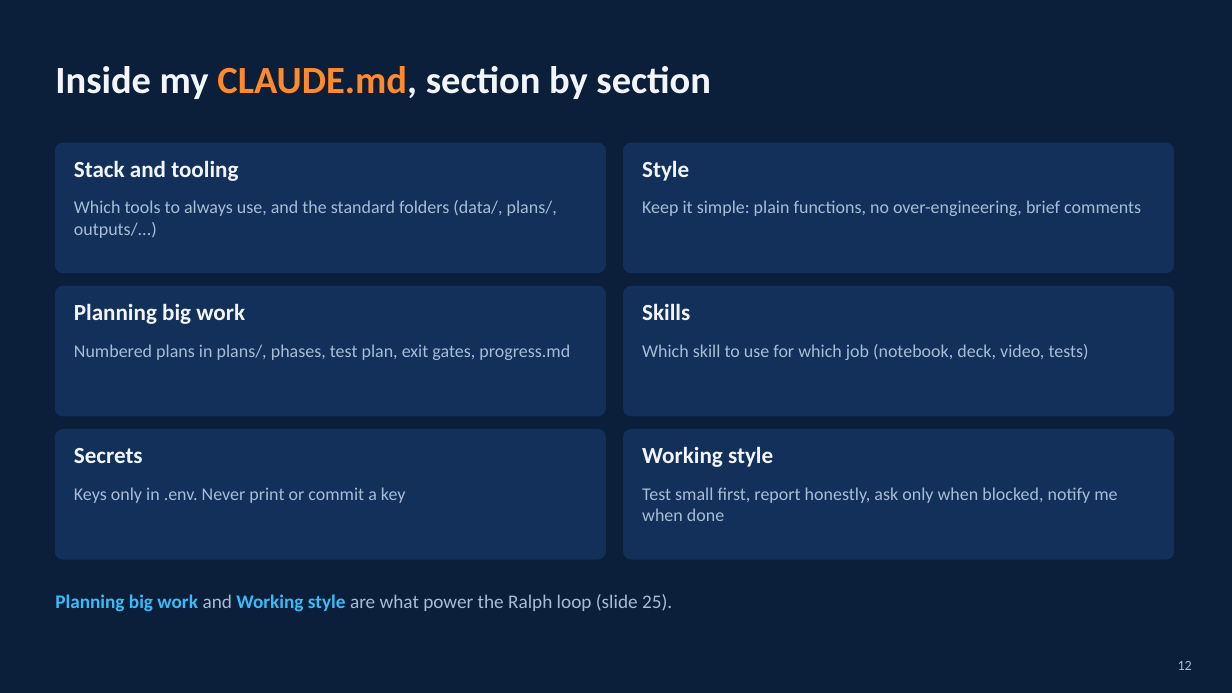
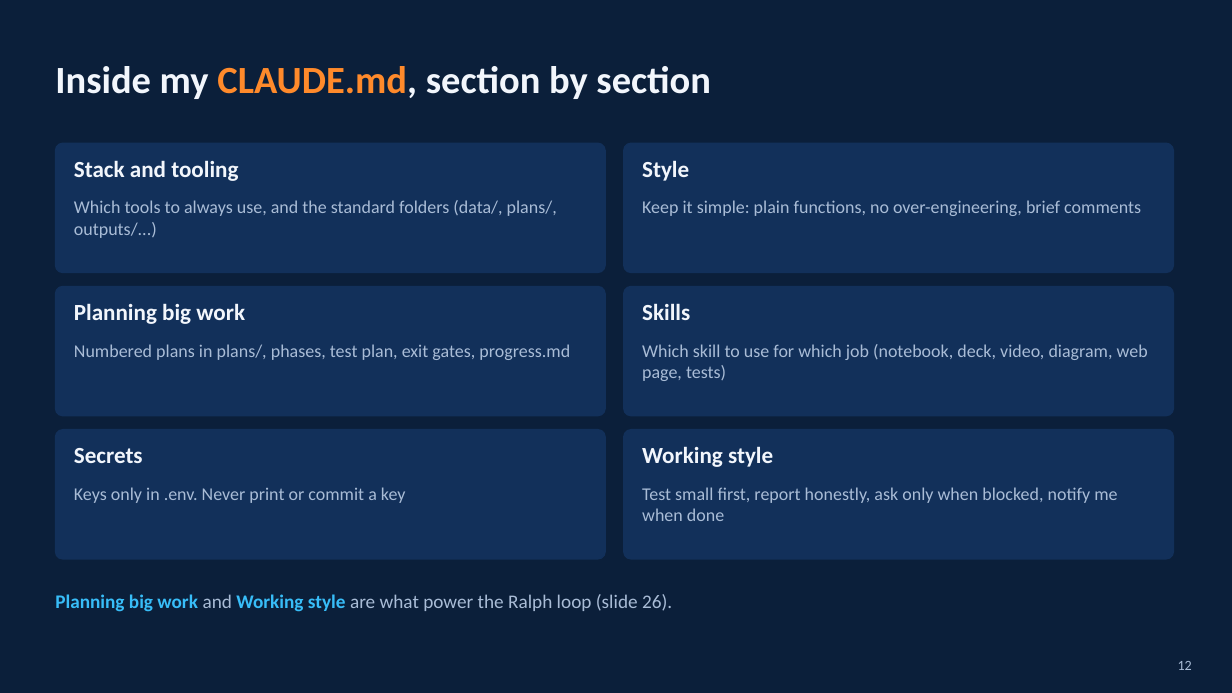
Before and after one commit to HinePo/ai-agent-learning-path, a slide deck: slide 12 of resources/simplified/claude_code_vscode_tricks_simplified.pptx. Drawn at 1232x693 pixels with LibreOffice and Linux fonts; fonts in the diff are those of the drawing. Boxes give left, top, right and bottom in pixels: in the first picture for what was removed or moved away, otherwise in the second. Text is boxed around its words. In the diff, an @@ line names an element or a change of style, - is before the commit and + after.

```diff
--- a/resources/simplified/claude_code_vscode_tricks_simplified.pptx
+++ b/resources/simplified/claude_code_vscode_tricks_simplified.pptx
@@ text at bbox=[642, 344, 1148, 381]: text changed @@
-Which skill to use for which job (notebook, deck, video, tests)
+Which skill to use for which job (notebook, deck, video, diagram, web page, tests)
@@ text at bbox=[55, 594, 672, 612]: text changed @@
-Planning big work and Working style are what power the Ralph loop (slide 25).
+Planning big work and Working style are what power the Ralph loop (slide 26).
```
Also in this commit, not shown: 14 other slides changed, 1 slide added, 4 other files.
